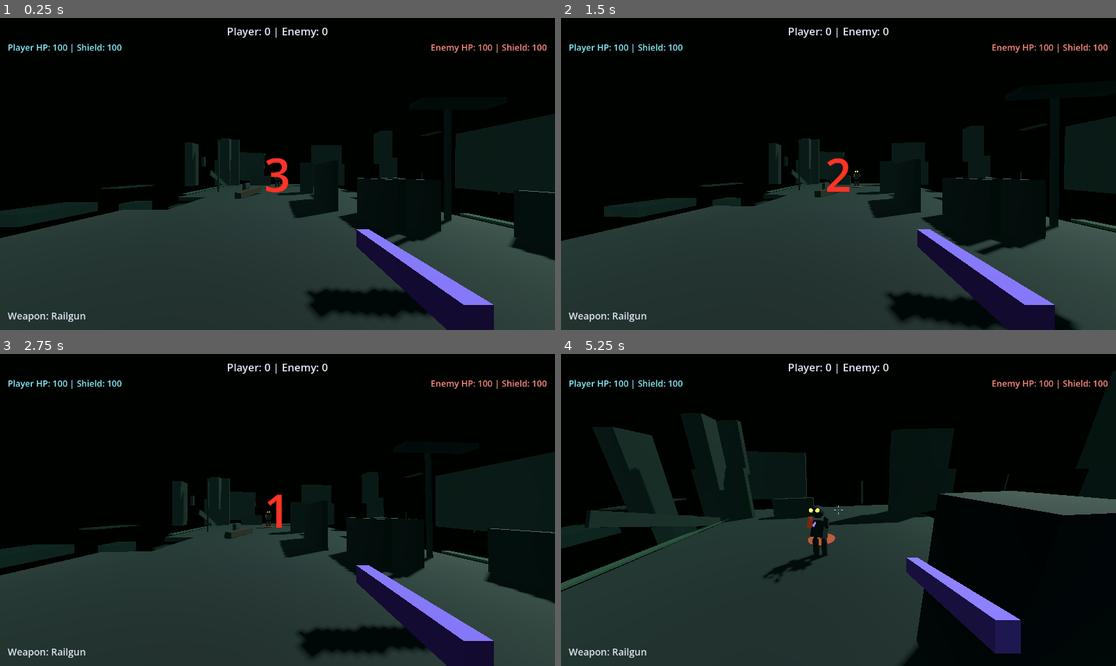
Above: before the commit, frames 1-4 (two rows, left to right).
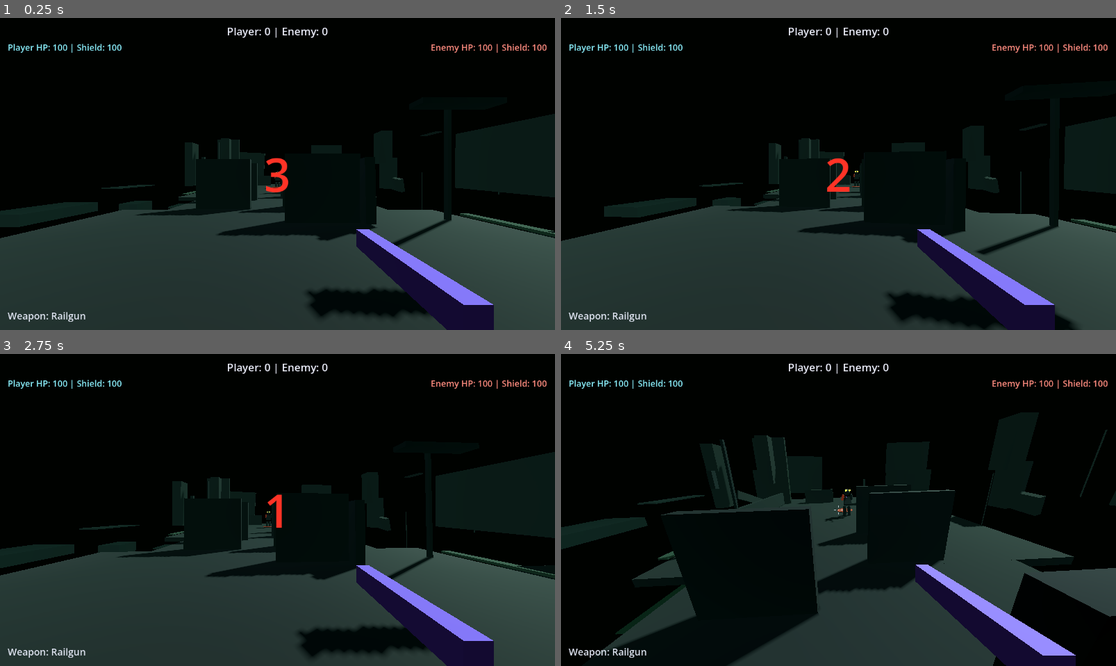
Above: after the commit, the same moments.

Repository: skyw4rp/void
Game: Godot game, scene res://scenes/main.tscn
Two runs of this game, one before a commit and one after it. Both use one fixed random seed, a clock stepped at 60 frames per second and the inputs below.
Inputs (mouse positions are in pixels of both pictures, inside the frame that each line leads up to):
- Up to frame 1 (0.25 s): no input
- Up to frame 2 (1.5 s): move the mouse to (866, 174) at 0.52 s; press the mouse at (866, 174) at 0.53 s; hold W (move_forward) from 0.53 s (still down); tap Space (jump) at 0.77 s; move the mouse to (810, 174) at 1.27 s; release the mouse at (810, 174) at 1.28 s; tap Shift (sprint) at 1.35 s
- Up to frame 3 (2.75 s): keep holding W (move_forward); tap Space (jump) at 1.52 s; tap Enter at 2 s; move the mouse to (288, 503) at 2.02 s; hold 1 (weapon_1) from 2.03 s (still down)
- Up to frame 4 (5.25 s): keep holding W (move_forward); tap Space (jump) at 2.75, 3.02, 3.77, 4.52 s; move the mouse to (832, 516) at 2.77 s; release 1 (weapon_1) at 2.78 s; tap 2 (weapon_2) at 2.85 s; tap Enter at 3.5 s; move the mouse to (877, 513) at 3.52 s; hold 3 (weapon_3) 3.53-4.28 s; move the mouse to (794, 506) at 4.27 s; click (794, 506) at 4.35 s; move the mouse to (844, 510) at 5.02 s; tap Shift (sprint) at 5.1 s

The runs differ from the first frame. In frame 1, 4.4% of the frame differs, in the area x 24-100%, y 45-78%; in frame 2, 4.2%; in frame 3, 4.6%; in frame 4, 33%, in the area x 0-100%, y 18-100%.
Error before the commit: Parse Error: Class "VoidAudio" hides an autoload singleton. (res://scripts/environment/void_audio.gd:3)

Commit message:
Add P0 void and combat audio pass

Diff:
--- a/scripts/environment/void_audio.gd
+++ b/scripts/environment/void_audio.gd
@@ -1,6 +1,6 @@
 ## VOID audio director — void ambience, proximity, danger pulses, combat feedback.
-## Autoload: plays procedural placeholders until real assets exist (see audio/README_REPLACE_ASSETS.md).
-class_name VoidAudio
+## Autoload singleton `VoidAudio` in project.godot (no class_name — avoids hide conflict).
+## Plays procedural placeholders until real assets exist (see audio/README_REPLACE_ASSETS.md).
 extends Node
 
 const SFX_3D_POOL_SIZE: int = 10
@@ -12,7 +12,7 @@
 @export var combat_volume_db: float = -4.0
 @export var enemy_combat_volume_db: float = -7.0
 
-static var _instance: VoidAudio
+static var _instance: Node
 
 var _ambience_player: AudioStreamPlayer
 var _proximity_player: AudioStreamPlayer
Not shown, added: scripts/audio/audio_stream_factory.gd.uid
Not shown, added: scripts/audio/combat_audio.gd.uid
